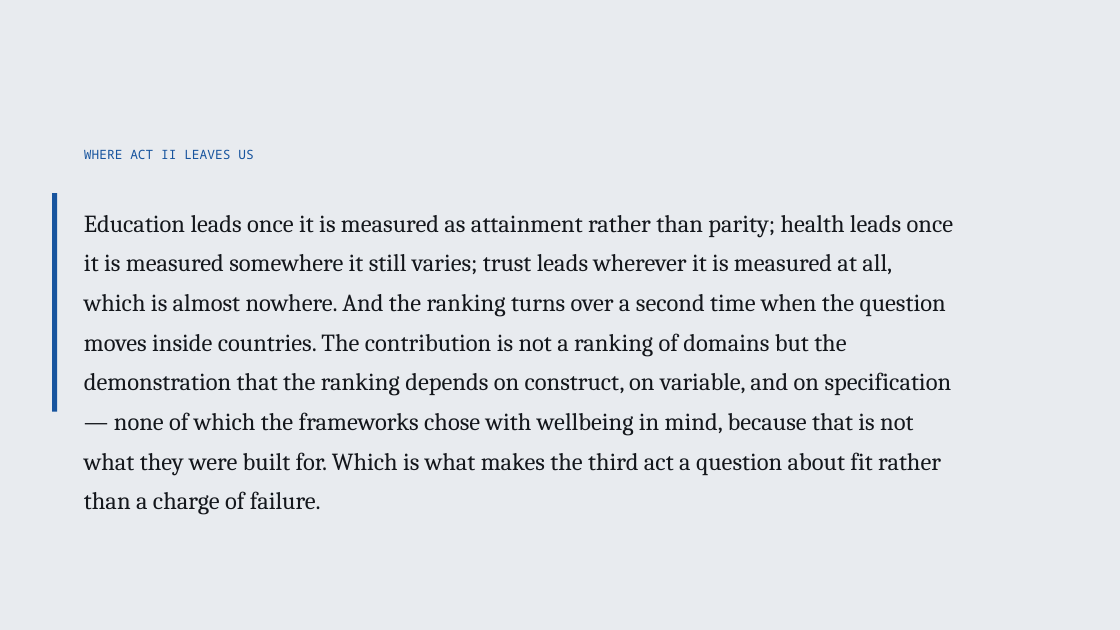
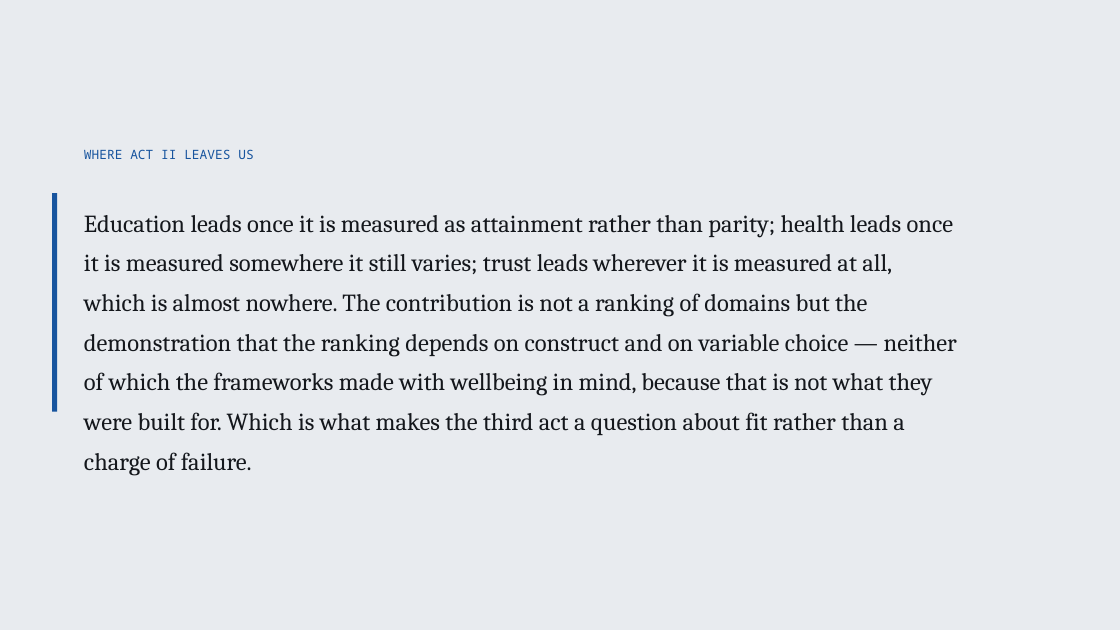
Before and after one commit to cwejnert/HDI-Happiness, a slide deck: slide 24 of deck/Measured_Where_It_Varies.pptx (slide 25 before the commit). Drawn at 1120x630 pixels with LibreOffice and Linux fonts; fonts in the diff are those of the drawing. Boxes give left, top, right and bottom in pixels: in the first picture for what was removed or moved away, otherwise in the second. Text is boxed around its words. In the diff, an @@ line names an element or a change of style, - is before the commit and + after.

```diff
--- a/deck/Measured_Where_It_Varies.pptx
+++ b/deck/Measured_Where_It_Varies.pptx
@@ text at (84,215,957,476): text changed @@
-Education leads once it is measured as attainment rather than parity; health leads once it is measured somewhere it still varies; trust leads wherever it is measured at all, which is almost nowhere. And the ranking turns over a second time when the question moves inside countries. The contribution is not a ranking of domains but the demonstration that the ranking depends on construct, on variable, and on specification — none of which the frameworks chose with wellbeing in mind, because that is not what they were built for. Which is what makes the third act a question about fit rather than a charge of failure.
+Education leads once it is measured as attainment rather than parity; health leads once it is measured somewhere it still varies; trust leads wherever it is measured at all, which is almost nowhere. The contribution is not a ranking of domains but the demonstration that the ranking depends on construct and on variable choice — neither of which the frameworks made with wellbeing in mind, because that is not what they were built for. Which is what makes the third act a question about fit rather than a charge of failure.
```
Also in this commit, not shown: 13 other slides changed, 10 slides removed, 21 other files.
